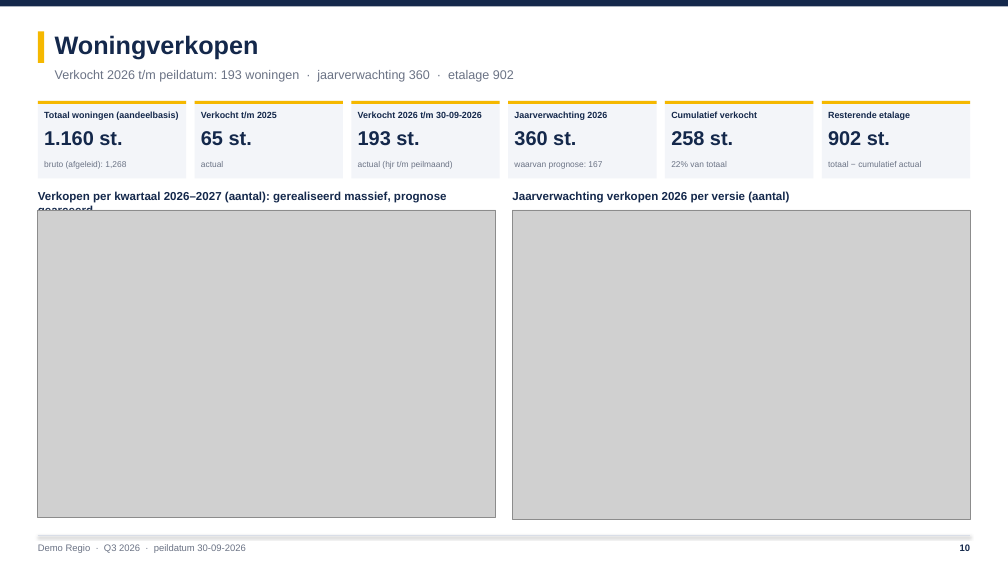
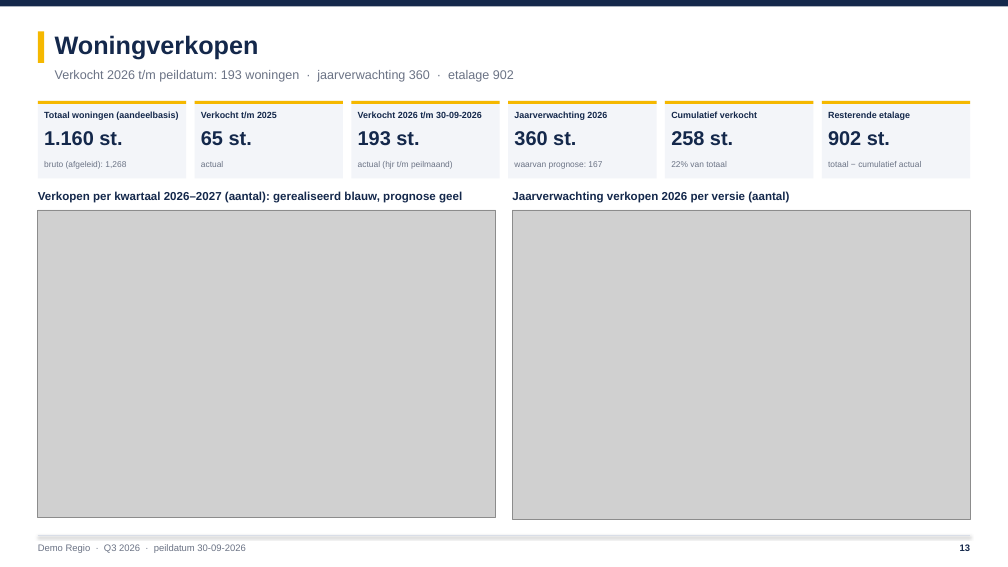
Before and after one commit to LuukLoohuis/Forecast-Builder, a slide deck: slide 13 of docs/Voorbeeld_PowerPoint.pptx (slide 10 before the commit). Drawn at 1008x567 pixels with LibreOffice and Linux fonts; fonts in the diff are those of the drawing; grey boxes stand for pictures. Boxes give left, top, right and bottom in pixels: in the first picture for what was removed or moved away, otherwise in the second. Text is boxed around its words. In the diff, an @@ line names an element or a change of style, - is before the commit and + after.

```diff
--- a/docs/Voorbeeld_PowerPoint.pptx
+++ b/docs/Voorbeeld_PowerPoint.pptx
@@ text at [38, 191, 462, 203]: text changed @@
-Verkopen per kwartaal 2026–2027 (aantal): gerealiseerd massief, prognose gearceerd
+Verkopen per kwartaal 2026–2027 (aantal): gerealiseerd blauw, prognose geel
```
Also in this commit, not shown: 6 other slides changed, 3 slides added, 5 other files.
